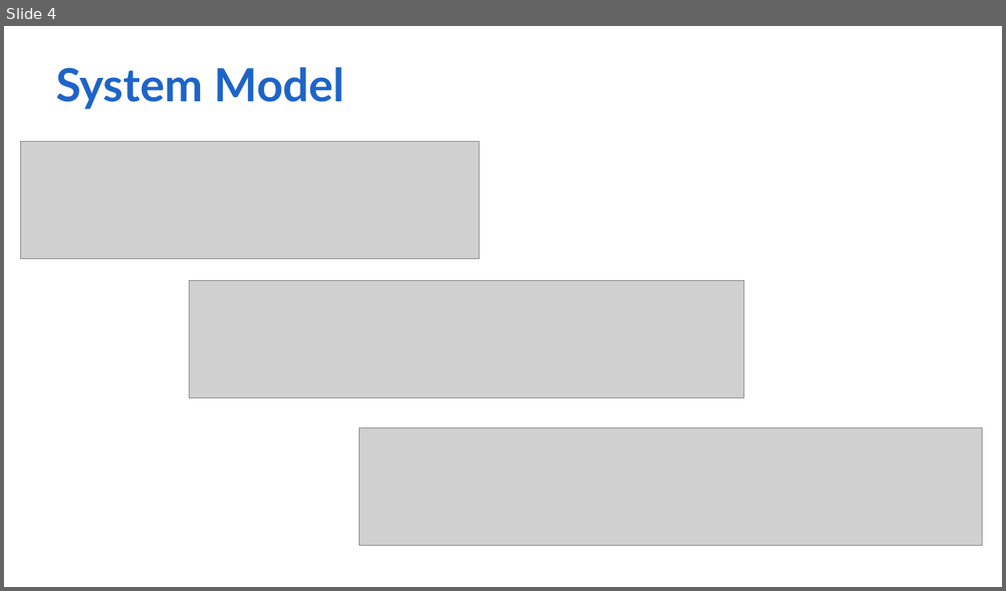
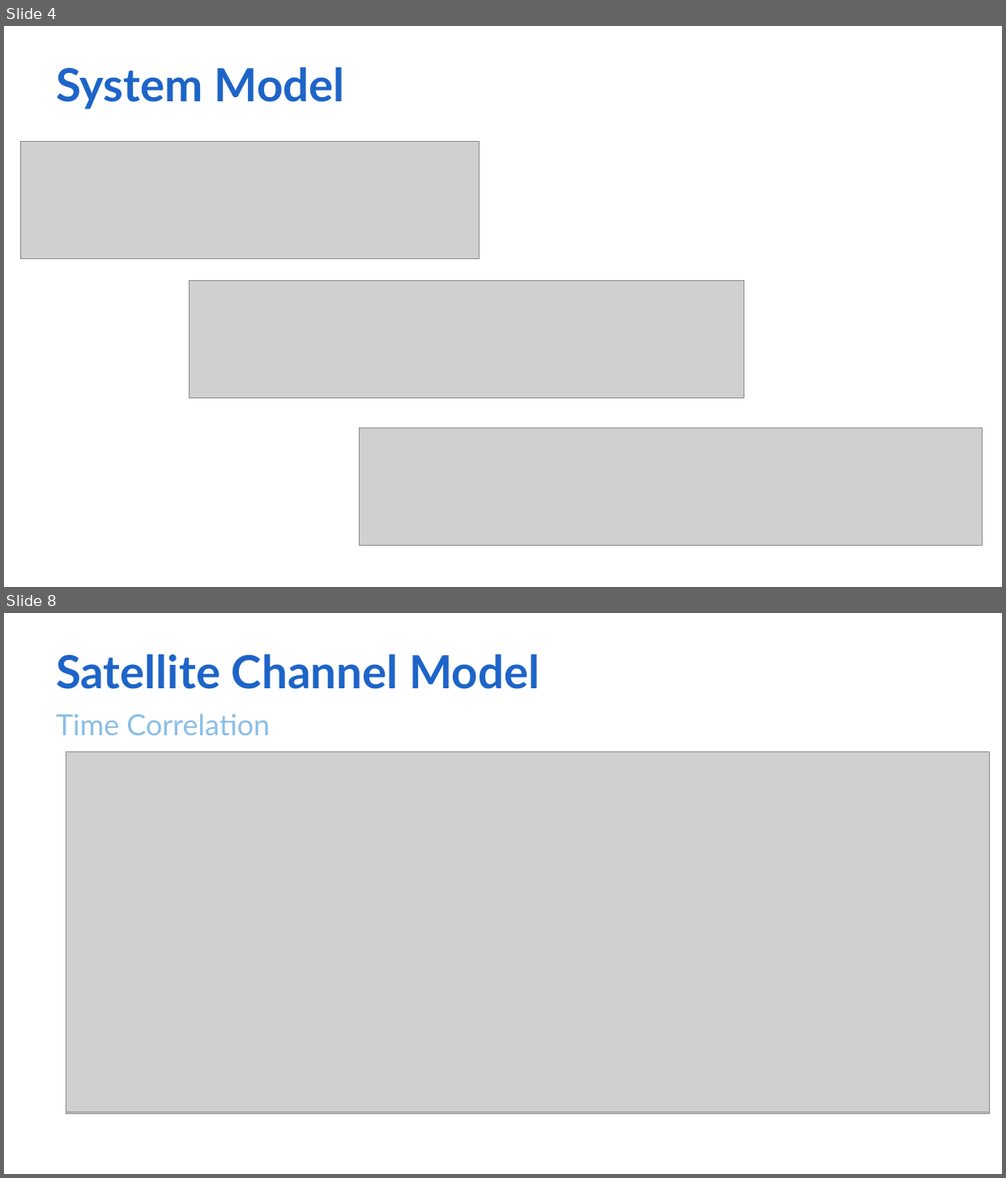
Before and after one commit to wannesbaes/satellite-precoding-techniques, a slide deck: mu-mimo/report/presentations/mu-mimo_satellite.pptx. Shown one above the other, each under a label of ours: slide 4 before the commit, slides 4 and 8 after it; the slides between them are not shown. The pictures are 1006x591 and 1006x1178 pixels, drawn with LibreOffice and Linux fonts; fonts in the diff are those of the drawing; grey boxes stand for pictures; background and template pictures are left out. Boxes give left, top, right and bottom in pixels: in the first picture for what was removed or moved away, otherwise in the second. Text is boxed around its words. In the diff, an @@ line names an element or a change of style, - is before the commit and + after.

Commit message:
update clarks fading model

```diff
--- a/mu-mimo/report/presentations/mu-mimo_satellite.pptx
+++ b/mu-mimo/report/presentations/mu-mimo_satellite.pptx
@@ slide 8 added at box(4, 613, 1002, 1174), background #FFFFFF @@
@@ title added at box(56, 654, 539, 689), 44 pt, text #1E64C8, bold @@
+Satellite Channel Model
@@ text added at box(56, 713, 270, 735), 28 pt, text #8BBEE8 @@
+Time Correlation
@@ picture added at box(66, 752, 990, 1114) @@
@@ picture added at box(66, 752, 990, 1112) @@
```
Also in this commit, not shown: 3 slides changed, 3 other slides added, 10 other files.
